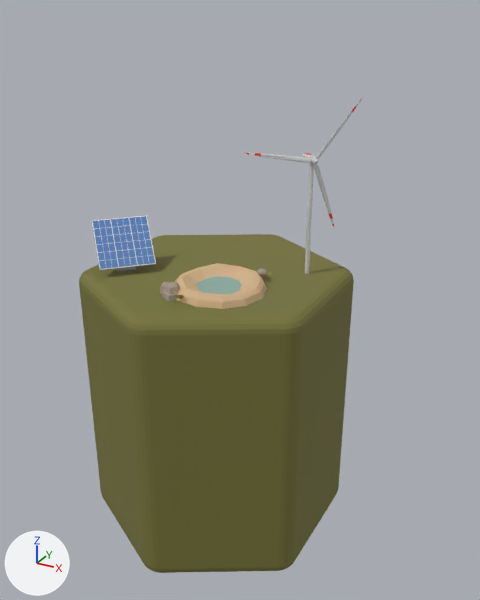
What one commit did to the glTF model public/models/sensorSensei.glb.
Rendered twice from a 50 mm camera at (2.27, -3.79, 1.55) aimed at (0.16, 0.05, -0.37). Arrows for +X, +Y and +Z are at lower left; the lights stay in place. Where no turn or scale is listed for an object, it has been applied to the vertices.

Objects in the first picture: 'Cylinder.001', 'Object_2', 'Plane_003_Environment.2_0', 'Sphere.029_Material.001_0'.
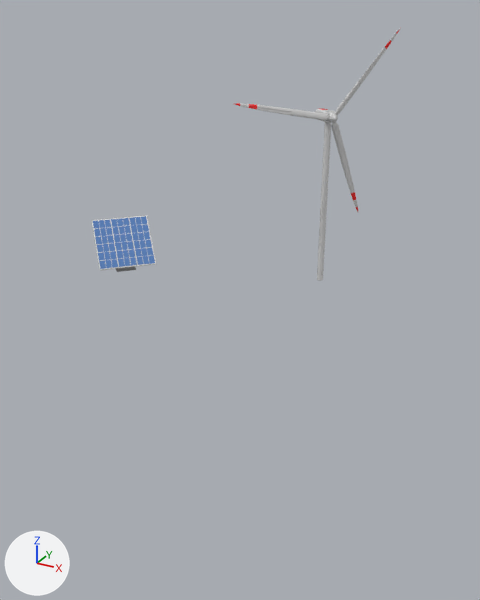
ob_sketchfab_model_001 is not drawn itself; it is the parent of ob_82895fdaf192479d9bb7ee0294f4a216_obj_cleaner_materialmerger_gle.

Location of each change, [x1, y1, x2, y2] in pixels of the pictures (480 x 600 px):
'Cylinder.001', deleted
    before: [79, 234, 354, 573]
'Object_2', moved, rescaled (41% wider, 44% taller)
    before: [245, 99, 362, 274]
    after: [235, 29, 400, 281]
'Sphere.029_Material.001_0', deleted (beige)
    before: [160, 263, 270, 309]

What the commit changed:
Object 'Sketchfab_model.001' (ob_sketchfab_model_001) moves from (0.0, 0.0, 0.0) to (0.0, 0.0, 0.0162).
Object 'Object_2' (ob_object_2) moves from (0.0, 0.0, 0.0) to (-0.169, 0.0188, 0.0).
Object 'Object_2' (ob_object_2) is rescaled from (1.0, 1.0, 1.0) to (1.38, 1.38, 1.38).
Object 'Cylinder.001' (ob_cylinder_001) is deleted.
Object 'Sphere.029_Material.001_0' (ob_sphere_029_material_001_0) is deleted.
